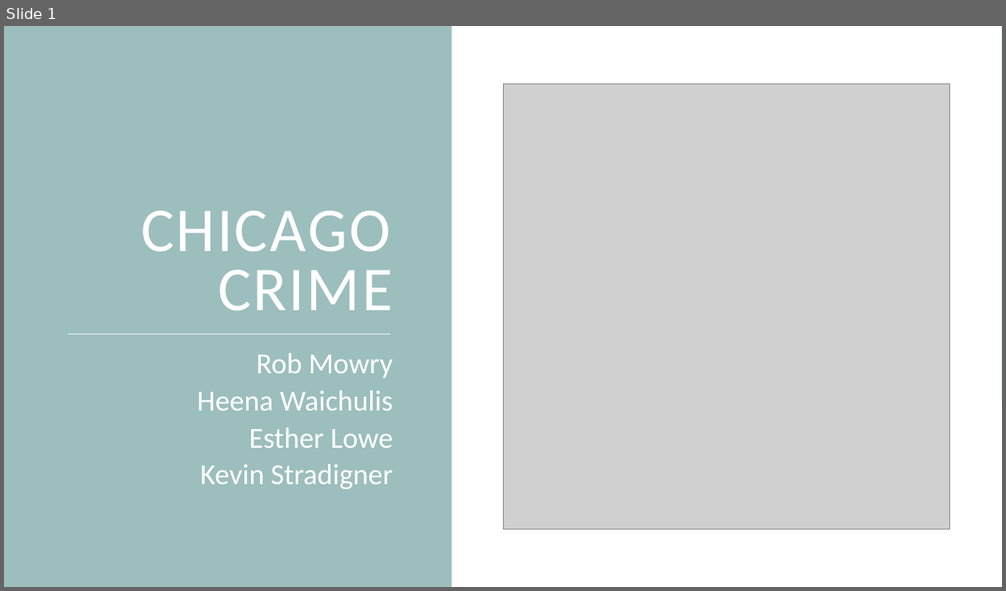
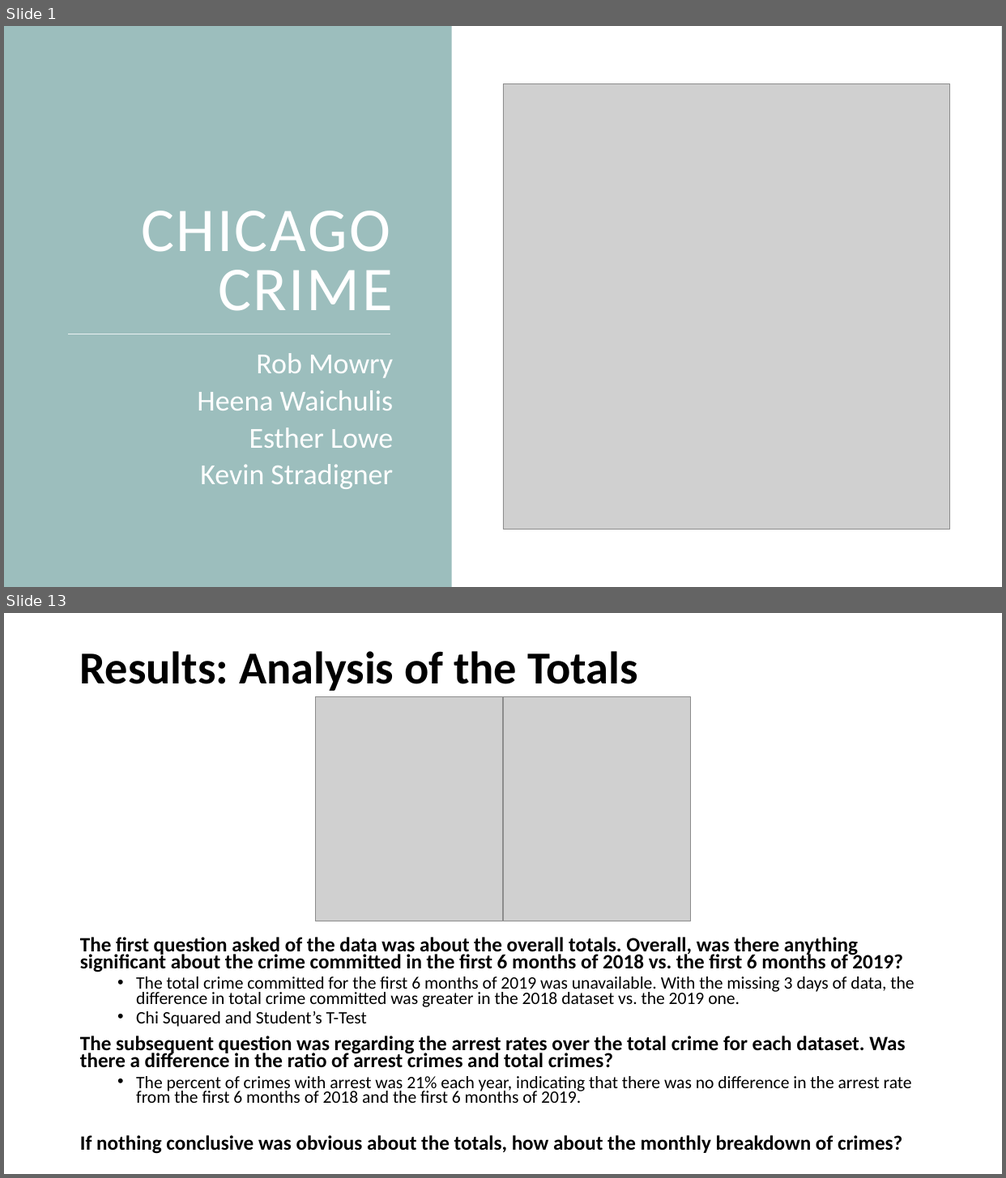
Before and after one commit to ELLowe/20190622_Group_1, a slide deck: MSWL_Chicago_Crime.pptx. Shown one above the other, each under a label of ours: slide 1 before the commit, slides 1 and 13 after it; the slides between them are not shown. The pictures are 1006x591 and 1006x1178 pixels, drawn with LibreOffice and Linux fonts; fonts in the diff are those of the drawing; grey boxes stand for pictures. Boxes give left, top, right and bottom in pixels: in the first picture for what was removed or moved away, otherwise in the second. Text is boxed around its words. In the diff, an @@ line names an element or a change of style, - is before the commit and + after.

Commit message:
ppt

```diff
--- a/MSWL_Chicago_Crime.pptx
+++ b/MSWL_Chicago_Crime.pptx
@@ slide 13 added at (4,613,1002,1174), background #FFFFFF @@
@@ title added at (80,651,638,691), 44 pt, text #000000, bold @@
+Results: Analysis of the Totals
@@ picture added at (315,697,503,922) @@
@@ picture added at (503,697,691,922) @@
@@ text added at (80,937,914,1154), 19.6 pt, text #000000, bold @@
+The first question asked of the data was about the overall totals. Overall, was there anything significant about the crime committed in the first 6 months of 2018 vs. the first 6 months of 2019?
+  • The total crime committed for the first 6 months of 2019 was unavailable. With the missing 3 days of data, the difference in total crime committed was greater in the 2018 dataset vs. the 2019 one.
+  • Chi Squared and Student’s T-Test
+The subsequent question was regarding the arrest rates over the total crime for each dataset. Was there a difference in the ratio of arrest crimes and total crimes?
+  • The percent of crimes with arrest was 21% each year, indicating that there was no difference in the arrest rate from the first 6 months of 2018 and the first 6 months of 2019.
+If nothing conclusive was obvious about the totals, how about the monthly breakdown of crimes?
```
Also in this commit, not shown: 28 other slides added, 5 slides removed, 7 other files.
